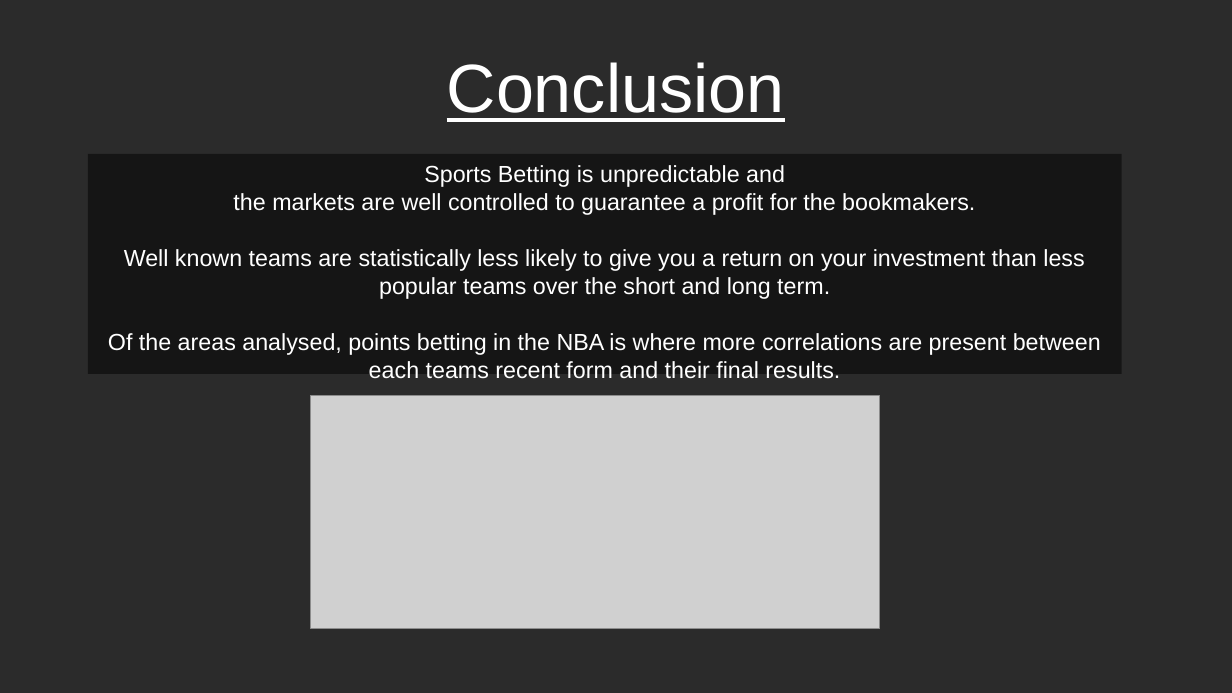
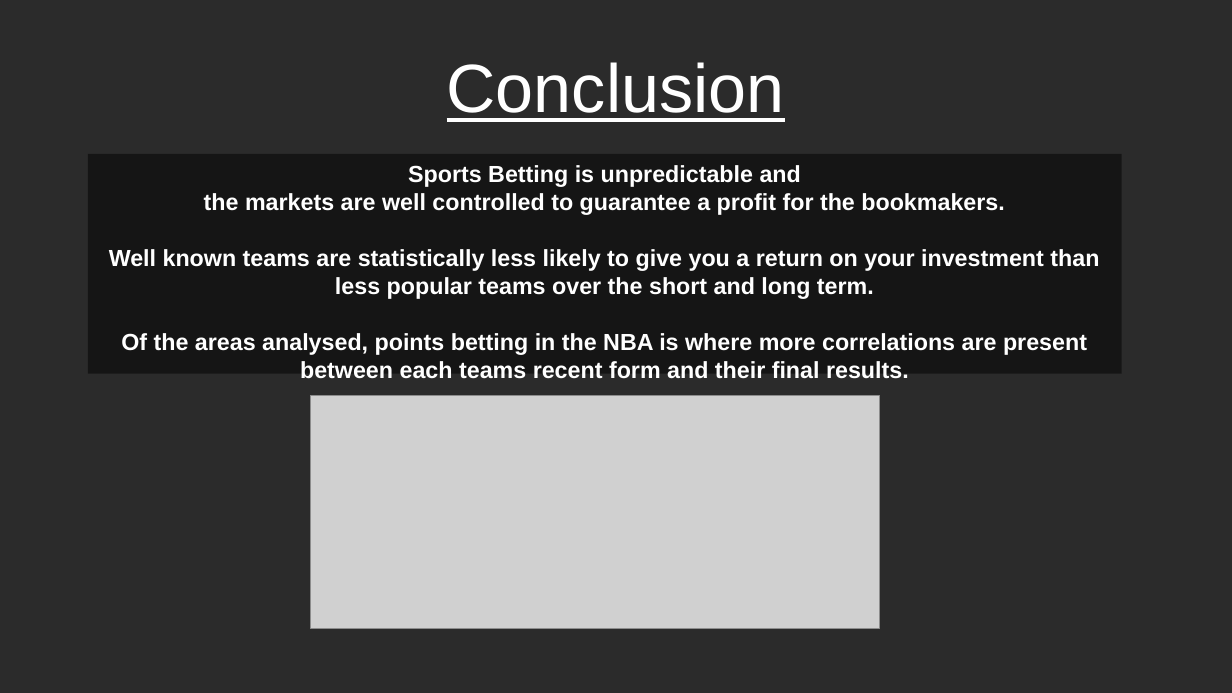
Before and after one commit to danwalk/EDADAN, a slide deck: slide 9 of documentation/Powerpoint EDA Daniel J Walker.pptx. Drawn at 1232x693 pixels with LibreOffice and Linux fonts; fonts in the diff are those of the drawing; grey boxes stand for pictures; background and template pictures are left out; a plain dark background stands for a picture behind light text. Boxes give left, top, right and bottom in pixels: in the first picture for what was removed or moved away, otherwise in the second. Text is boxed around its words. In the diff, an @@ line names an element or a change of style, - is before the commit and + after.

```diff
--- a/documentation/Powerpoint EDA Daniel J Walker.pptx
+++ b/documentation/Powerpoint EDA Daniel J Walker.pptx
@@ rectangle "Sports Betting is unpredictable and" at [88, 154, 1122, 375]: bold on @@
```
Also in this commit, not shown: 4 other slides changed, 1 other file.
